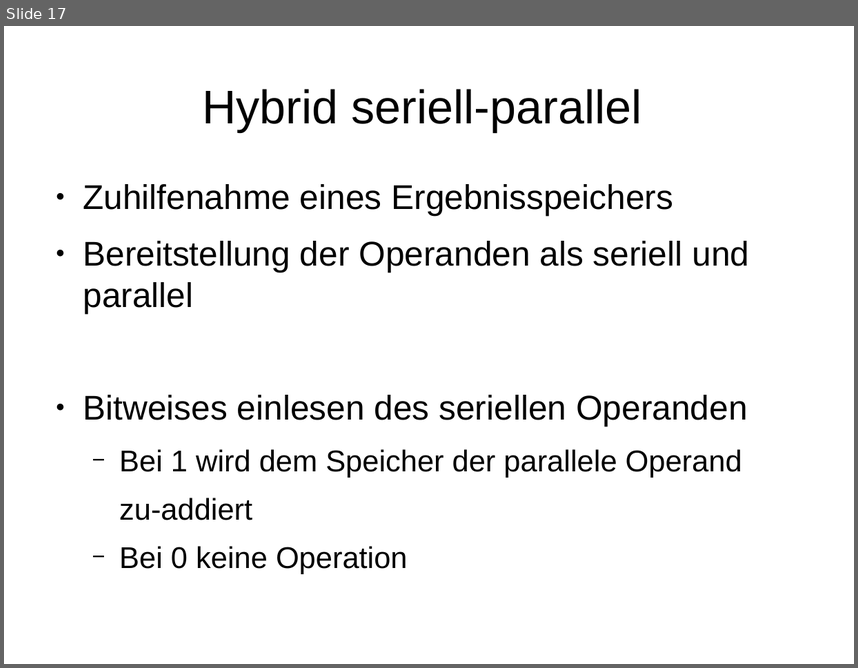
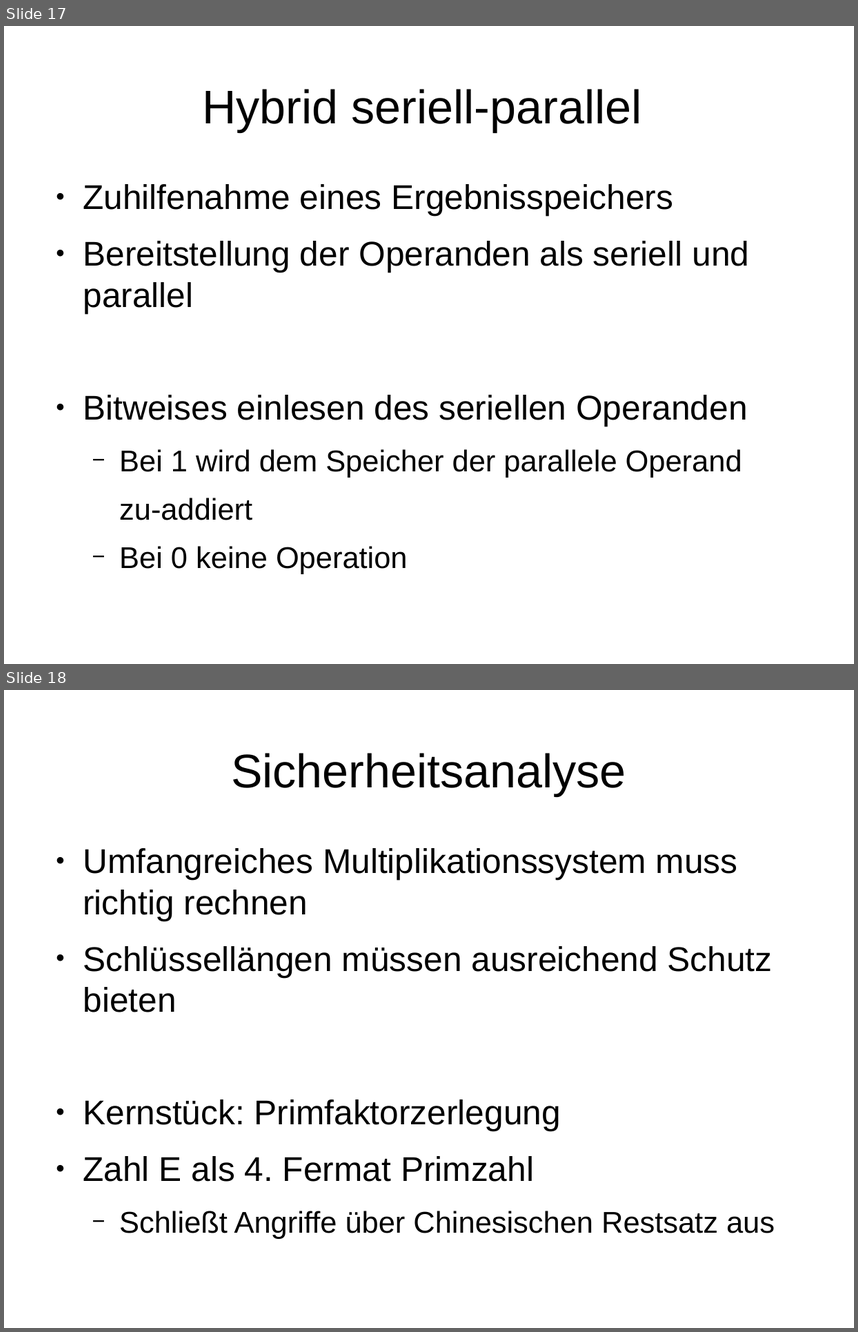
Before and after one commit to stadler-tom/schreibzeug, a slide deck: Presentation/Hauptseminar_RSA.odp. Shown one above the other, each under a label of ours: slide 17 before the commit, slides 17 and 18 after it. The pictures are 858x668 and 858x1332 pixels, drawn with LibreOffice and Linux fonts; fonts in the diff are those of the drawing. Boxes give left, top, right and bottom in pixels: in the first picture for what was removed or moved away, otherwise in the second. Text is boxed around its words. In the diff, an @@ line names an element or a change of style, - is before the commit and + after.

```diff
--- a/Presentation/Hauptseminar_RSA.odp
+++ b/Presentation/Hauptseminar_RSA.odp
@@ slide 18 added at (4, 690, 854, 1328), background #FFFFFF @@
@@ title added at (231, 753, 626, 796), 44 pt, text #000000 @@
+Sicherheitsanalyse
@@ text added at (83, 848, 775, 1239), 32 pt, text #000000 @@
+● Umfangreiches Multiplikationssystem muss richtig rechnen
+● Schlüssellängen müssen ausreichend Schutz bieten
+● Kernstück: Primfaktorzerlegung
+● Zahl E als 4. Fermat Primzahl
+  − Schließt Angriffe über Chinesischen Restsatz aus
```
Also in this commit, not shown: 1 slide changed, 2 other slides added, 3 slides removed, 1 other file.
